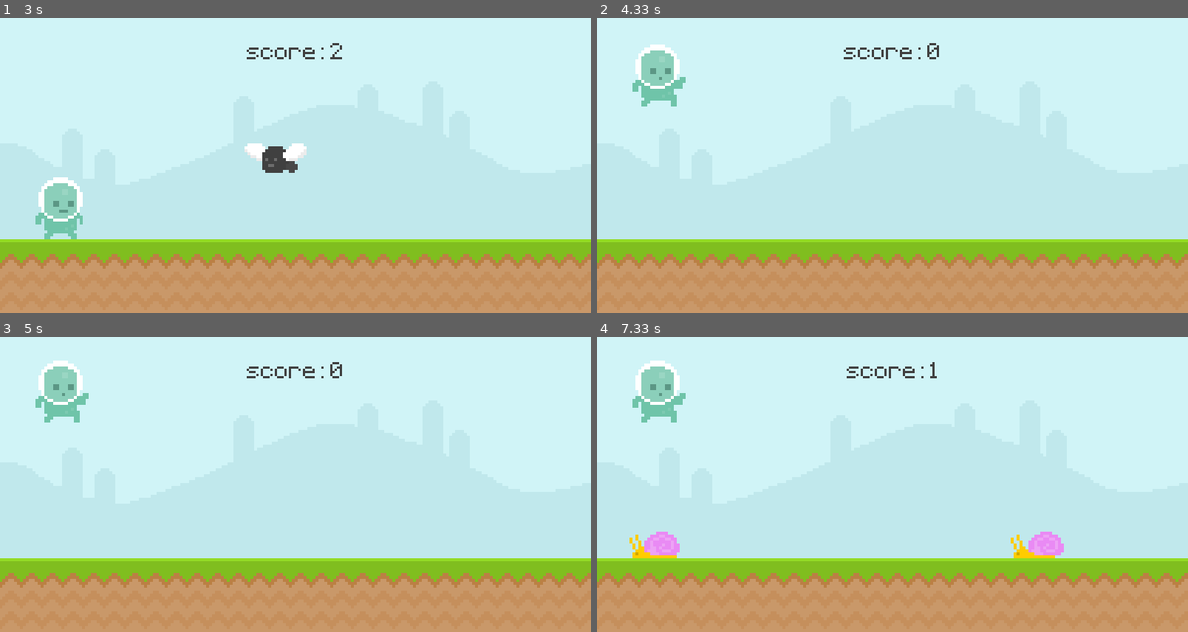
Above: before the commit, frames 1-4 (two rows, left to right).
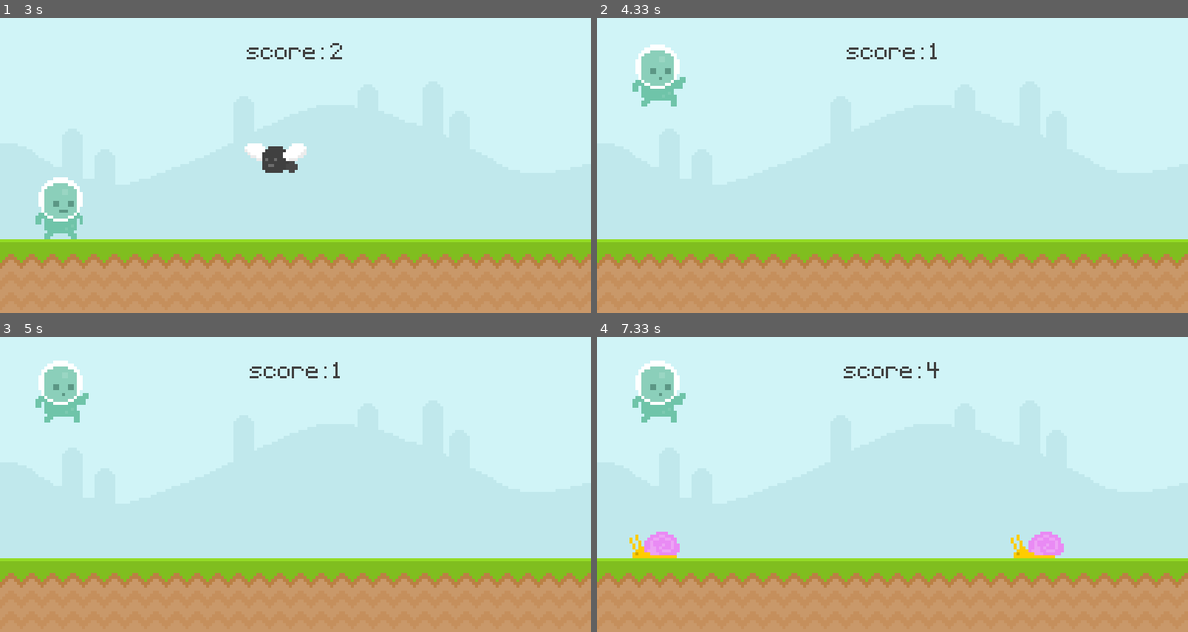
Above: after the commit, the same moments.

Repository: EduardoBGrasel/Jogo-Pygame
Game: pygame game, started from main.py
Same seed, same stepped clock (60 frames per second), same inputs: the game is played once before the commit and once after it.
Inputs:
- Up to frame 1 (3 s): tap Space at 0.33 s
- Up to frame 2 (4.33 s): tap Space at 3.17, 3.57, 3.87, 4.07 s
- Up to frame 3 (5 s): tap Space at 4.4, 4.7, 4.9 s
- Up to frame 4 (7.33 s): tap Space at 5.2, 5.47, 5.8, 6.1, 6.23, 6.63, 6.93 s

Frame 1 is identical in both runs. In frame 2, 0.3% of the frame differs, in the area x 41-58%, y 8-14%; in frame 3, 0.3%; in frame 4, 0.3%.

Commit message:
finalizado

Diff:
--- a/Player.py
+++ b/Player.py
@@ -13,10 +13,14 @@
         self.rect = self.image.get_rect(midbottom = (80, 300)) #posição do player
         self.gravity = 0 #gravidade
 
+        self.jump_sound = pygame.mixer.Sound('audio/jump.mp3')
+        self.jump_sound.set_volume(0.4)
+
     def player_input(self): #fazer o jogador pular caso aperte espaço
         key = pygame.key.get_pressed()
         if key[pygame.K_SPACE] and self.rect.bottom == 300:
             self.gravity = -20
+            self.jump_sound.play()
 
     def apply_gravity(self): #aplicar gravidade no jogo
         self.gravity += 1
--- a/main.py
+++ b/main.py
@@ -70,6 +70,9 @@
 fly_animation_timer = pygame.USEREVENT + 3
 pygame.time.set_timer(fly_animation_timer, 200)
 
+bg_Music = pygame.mixer.Sound('audio/music.wav')
+bg_Music.set_volume(0.4)
+bg_Music.play()
 
 
 
@@ -80,7 +83,7 @@
             exit()
 
         else: #resetar o jogo
-            if event.type == pygame.KEYDOWN:
+            if event.type == pygame.KEYDOWN and game_active == False:
                 if event.key == pygame.K_SPACE:
                     game_active = True
                     start_time = int(pygame.time.get_ticks() / 1000)
